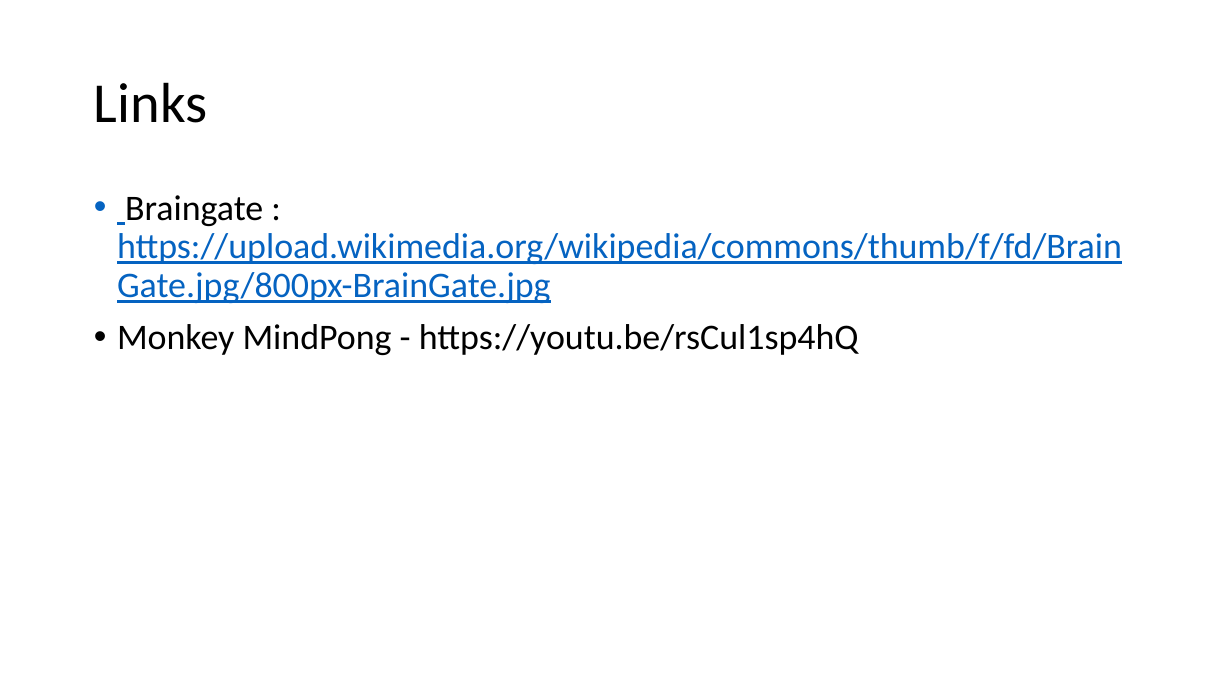
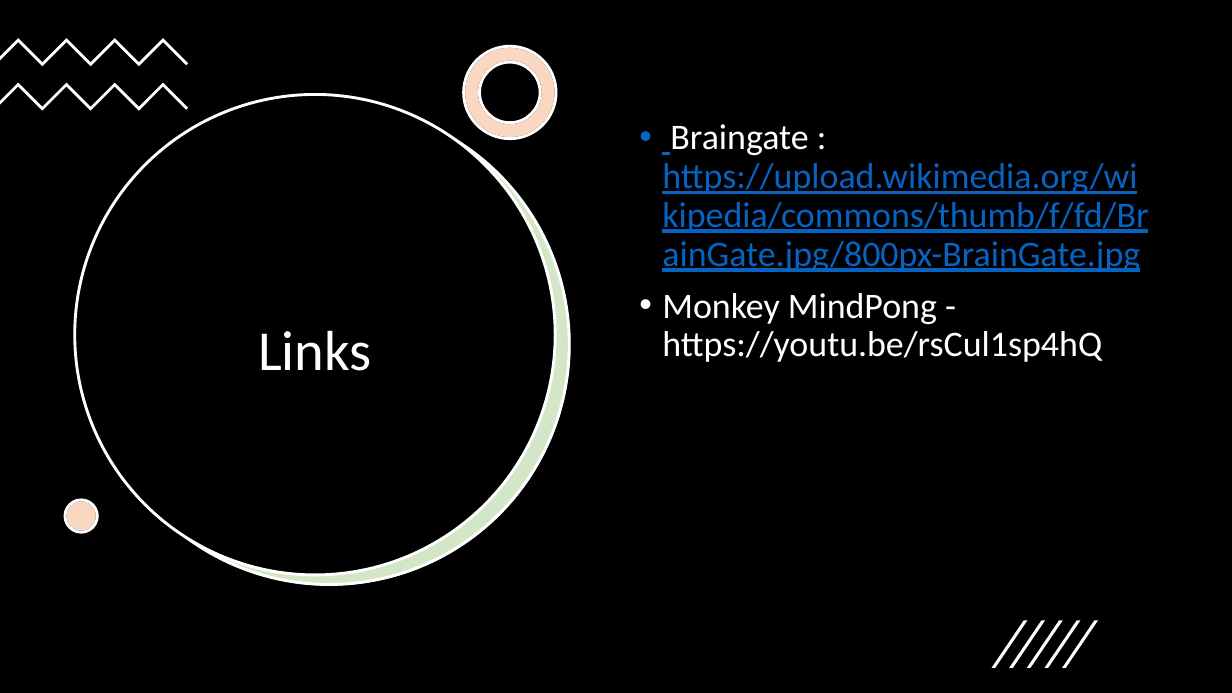
Before and after one commit to kajava-juri/kajava-juri.github.io, a slide deck: slide 4 of files/Neuralink.pptx. Drawn at 1232x693 pixels with LibreOffice and Linux fonts; fonts in the diff are those of the drawing. Boxes give left, top, right and bottom in pixels: in the first picture for what was removed or moved away, otherwise in the second. Text is boxed around its words. In the diff, an @@ line names an element or a change of style, - is before the commit and + after.

```diff
--- a/files/Neuralink.pptx
+++ b/files/Neuralink.pptx
@@ rectangle added at (0, 0, 1232, 693), fill #000000 @@
@@ freeform shape added at (0, 38, 189, 66), fill #FFFFFF @@
@@ freeform shape added at (464, 46, 556, 139), fill #FFFFFF, outline #000000 2.25 pt @@
@@ freeform shape added at (464, 46, 556, 139), fill #ED7D31 at 30% opacity, outline #FFFFFF 2.25 pt @@
@@ freeform shape added at (0, 82, 189, 110), fill #FFFFFF @@
@@ ellipse added at (75, 94, 555, 575), fill #000000, outline #FFFFFF 2.25 pt @@
@@ ellipse added at (89, 104, 569, 585), fill #70AD47 at 30% opacity, outline #FFFFFF 2.25 pt @@
@@ ellipse added at (90, 105, 570, 586), fill #FFFFFF @@
@@ text "Braingate : https://upload.wikimedia.org/wikipedia/commons/t ...": place and size @@
-text "Braingate : https://upload.wikimedia.org/wikipedia/commons/t ..." at (117, 195, 1122, 355)
+text "Braingate : https://upload.wikimedia.org/wikipedia/commons/t ..." at (662, 124, 1148, 362)
@@ text "Braingate : https://upload.wikimedia.org/wikipedia/commons/t ..." at (662, 124, 1148, 362): text colour #000000 to #FFFFFF in "Braingate :", "Monkey MindPong - https://youtu.be/rsCul1sp4hQ" @@
@@ title "Links": place and size @@
-title "Links" at (94, 82, 208, 123)
+title "Links" at (258, 330, 372, 371)
@@ title "Links" at (258, 330, 372, 371): text colour #000000 to #FFFFFF; alignment left to centre @@
@@ ellipse added at (65, 500, 97, 532), fill #FFFFFF, outline #000000 2.25 pt @@
@@ ellipse added at (65, 500, 97, 532), fill #ED7D31 at 30% opacity, outline #FFFFFF 2.25 pt @@
@@ group added at (992, 620, 1099, 667): 5 freeform shapes @@
```
Also in this commit, not shown: 3 other slides changed.
